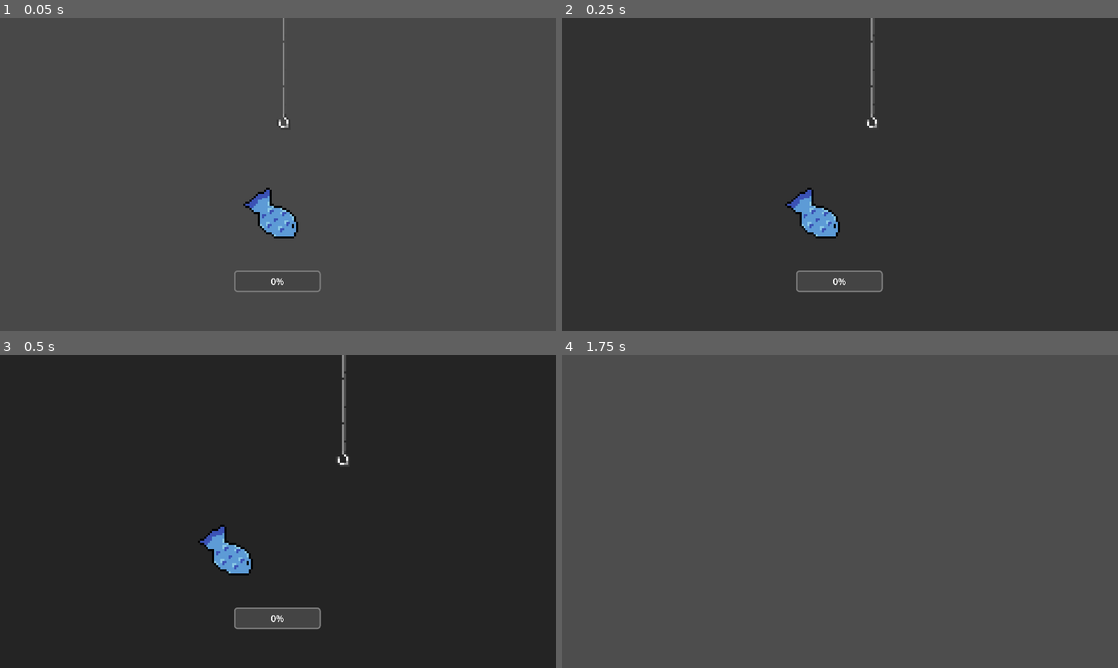
Above: before the commit, frames 1-4 (two rows, left to right).
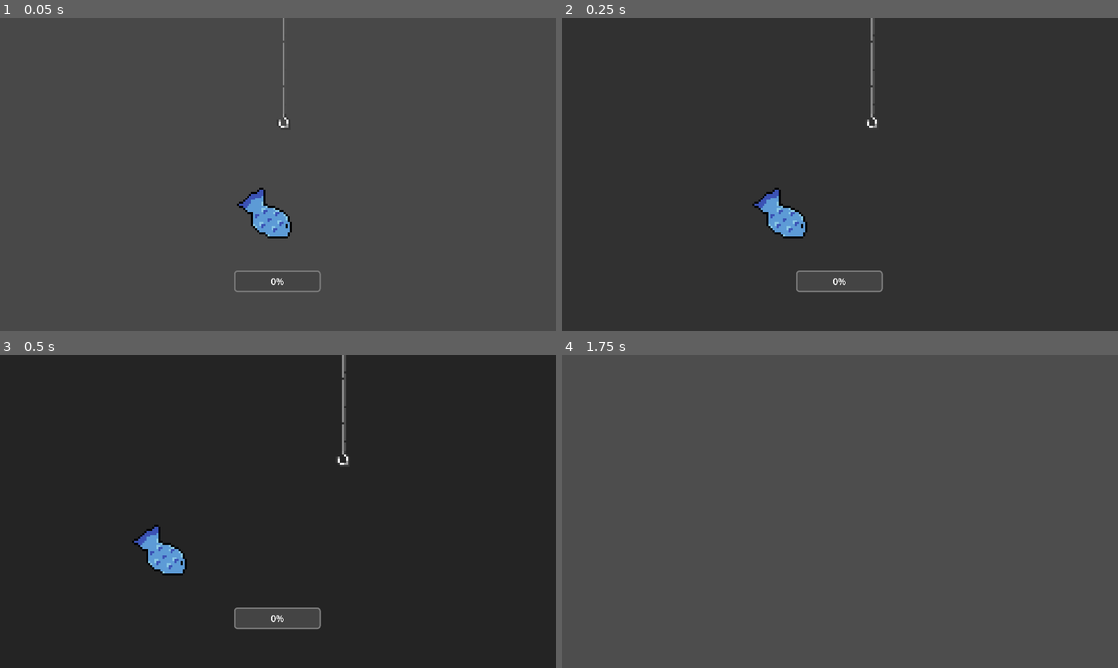
Above: after the commit, the same moments.

Repository: corgiburger/Fishing-Game
Game: Godot game, scene res://scenes/fish_minigame.tscn
Same seed, same stepped clock (60 frames per second), same inputs: the game is played once before the commit and once after it. This scene is started directly instead of the project's main scene.
Inputs (mouse positions are in pixels of both pictures, inside the frame that each line leads up to):
- Up to frame 1 (0.05 s): no input
- Up to frame 2 (0.25 s): no input
- Up to frame 3 (0.5 s): no input
- Up to frame 4 (1.75 s): move the mouse to (962, 495) at 0.52 s; hold D (move_right) from 0.53 s (still down); click (962, 495) at 0.6 s; move the mouse to (728, 527) at 1.27 s; click (728, 527) at 1.35 s

The runs differ from the first frame. In frame 1, 0.7% of the frame differs, in the area x 42-54%, y 54-71%; in frame 2, 1.6%; in frame 3, 1.7%, in the area x 23-46%, y 54-71%; in frame 4, nothing differs.

Commit message:
Added new content version 1.4

Diff:
--- /dev/null
+++ b/scenes/explosion.tscn
@@ -0,0 +1,139 @@
+[gd_scene load_steps=22 format=3 uid="uid://b8apdo4xsf0l8"]
+
+[ext_resource type="Shader" path="res://scripts/getridofwhite.gdshader" id="1_o8p0e"]
+[ext_resource type="Texture2D" uid="uid://bg0vodgkhrqy3" path="res://assets/explosionspritesheet.jpg" id="2_psxgj"]
+[ext_resource type="Script" path="res://scripts/explosion.gd" id="3_ms5mi"]
+
+[sub_resource type="ShaderMaterial" id="ShaderMaterial_sa4hv"]
+shader = ExtResource("1_o8p0e")
+
+[sub_resource type="AtlasTexture" id="AtlasTexture_p0ai2"]
+atlas = ExtResource("2_psxgj")
+region = Rect2(0, 0, 64, 64)
+
+[sub_resource type="AtlasTexture" id="AtlasTexture_psa4y"]
+atlas = ExtResource("2_psxgj")
+region = Rect2(64, 0, 64, 64)
+
+[sub_resource type="AtlasTexture" id="AtlasTexture_pofyb"]
+atlas = ExtResource("2_psxgj")
+region = Rect2(128, 0, 64, 64)
+
+[sub_resource type="AtlasTexture" id="AtlasTexture_vepkp"]
+atlas = ExtResource("2_psxgj")
+region = Rect2(192, 0, 64, 64)
+
+[sub_resource type="AtlasTexture" id="AtlasTexture_jbiej"]
+atlas = ExtResource("2_psxgj")
+region = Rect2(0, 64, 64, 64)
+
+[sub_resource type="AtlasTexture" id="AtlasTexture_qvu2g"]
+atlas = ExtResource("2_psxgj")
+region = Rect2(64, 64, 64, 64)
+
+[sub_resource type="AtlasTexture" id="AtlasTexture_vsyls"]
+atlas = ExtResource("2_psxgj")
+region = Rect2(128, 64, 64, 64)
+
+[sub_resource type="AtlasTexture" id="AtlasTexture_yxu2c"]
+atlas = ExtResource("2_psxgj")
+region = Rect2(192, 64, 64, 64)
+
+[sub_resource type="AtlasTexture" id="AtlasTexture_lftqg"]
+atlas = ExtResource("2_psxgj")
+region = Rect2(0, 128, 64, 64)
+
+[sub_resource type="AtlasTexture" id="AtlasTexture_jjeea"]
+atlas = ExtResource("2_psxgj")
+region = Rect2(64, 128, 64, 64)
+
+[sub_resource type="AtlasTexture" id="AtlasTexture_qwqtb"]
+atlas = ExtResource("2_psxgj")
+region = Rect2(128, 128, 64, 64)
+
+[sub_resource type="AtlasTexture" id="AtlasTexture_es2e1"]
+atlas = ExtResource("2_psxgj")
+region = Rect2(192, 128, 64, 64)
+
+[sub_resource type="AtlasTexture" id="AtlasTexture_dfa2a"]
+atlas = ExtResource("2_psxgj")
+region = Rect2(0, 192, 64, 64)
+
+[sub_resource type="AtlasTexture" id="AtlasTexture_vandv"]
+atlas = ExtResource("2_psxgj")
+region = Rect2(64, 192, 64, 64)
+
+[sub_resource type="AtlasTexture" id="AtlasTexture_2v8o7"]
+atlas = ExtResource("2_psxgj")
+region = Rect2(128, 192, 64, 64)
+
+[sub_resource type="AtlasTexture" id="AtlasTexture_txciu"]
+atlas = ExtResource("2_psxgj")
+region = Rect2(192, 192, 64, 64)
+
+[sub_resource type="SpriteFrames" id="SpriteFrames_afp1k"]
+animations = [{
+"frames": [{
+"duration": 1.0,
+"texture": SubResource("AtlasTexture_p0ai2")
+}, {
+"duration": 1.0,
+"texture": SubResource("AtlasTexture_psa4y")
+}, {
+"duration": 1.0,
+"texture": SubResource("AtlasTexture_pofyb")
+}, {
+"duration": 1.0,
+"texture": SubResource("AtlasTexture_vepkp")
+}, {
+"duration": 1.0,
+"texture": SubResource("AtlasTexture_jbiej")
+}, {
+"duration": 1.0,
+"texture": SubResource("AtlasTexture_qvu2g")
+}, {
+"duration": 1.0,
+"texture": SubResource("AtlasTexture_vsyls")
+}, {
+"duration": 1.0,
+"texture": SubResource("AtlasTexture_yxu2c")
+}, {
+"duration": 1.0,
+"texture": SubResource("AtlasTexture_lftqg")
+}, {
+"duration": 1.0,
+"texture": SubResource("AtlasTexture_jjeea")
+}, {
+"duration": 1.0,
+"texture": SubResource("AtlasTexture_qwqtb")
+}, {
+"duration": 1.0,
+"texture": SubResource("AtlasTexture_es2e1")
+}, {
+"duration": 1.0,
+"texture": SubResource("AtlasTexture_dfa2a")
+}, {
+"duration": 1.0,
+"texture": SubResource("AtlasTexture_vandv")
+}, {
+"duration": 1.0,
+"texture": SubResource("AtlasTexture_2v8o7")
+}, {
+"duration": 1.0,
+"texture": SubResource("AtlasTexture_txciu")
+}],
+"loop": false,
+"name": &"default",
+"speed": 16.0
+}]
+
+[node name="explosion" type="AnimatedSprite2D"]
+z_index = 100
+material = SubResource("ShaderMaterial_sa4hv")
+position = Vector2(-50, 7)
+scale = Vector2(4.28125, 4.28125)
+sprite_frames = SubResource("SpriteFrames_afp1k")
+autoplay = "default"
+frame = 15
+frame_progress = 1.0
+script = ExtResource("3_ms5mi")
--- a/scenes/main_menu.tscn
+++ b/scenes/main_menu.tscn
@@ -416,12 +416,11 @@
 theme_override_constants/outline_size = 9
 theme_override_fonts/normal_font = ExtResource("6")
 theme_override_font_sizes/normal_font_size = 48
-text = "Version Alpha 1.3
-6/03/2026
-
-* Added an Index where you can see the fish you caught
-* Fixed bugs
-* Added fish catch streak"
+text = "Version Alpha 1.4
+12/03/2026
+
+* Added new content including a BOMB
+* Fixed bugs"
 fit_content = true
 
 [node name="HFlowContainer" type="HFlowContainer" parent="Control/PatchNotes/MarginContainer/VBoxContainer"]
@@ -450,7 +449,7 @@
 offset_right = 236.0
 offset_bottom = 46.0
 theme_override_font_sizes/font_size = 24
-text = "V Alpha 1.3"
+text = "V Alpha 1.4"
 
 [node name="Panel" type="Panel" parent="Control"]
 layout_mode = 1
--- a/scenes/money.tscn
+++ b/scenes/money.tscn
@@ -26,4 +26,5 @@
 theme_override_colors/default_color = Color(0.545552, 1, 0.513852, 1)
 theme_override_constants/outline_size = 15
 theme_override_font_sizes/normal_font_size = 50
+bbcode_enabled = true
 text = "$9999999"
--- /dev/null
+++ b/scripts/explosion.gd
@@ -0,0 +1,10 @@
+extends AnimatedSprite2D
+
+
+# Called when the node enters
+
+
+# Called every frame. 'delta' is the elapsed time since the previous frame.
+func _process(delta: float) -> void:
+	if frame >= 15:
+		queue_free()
--- a/scripts/fish_minigame.gd
+++ b/scripts/fish_minigame.gd
@@ -29,8 +29,9 @@
 	6: {"Common": 42, "Uncommon": 65, "Rare": 60, "Epic": 48, "Legendary": 35, "Mythical": 18},
 	7: {"Common": 35, "Uncommon": 60, "Rare": 60, "Epic": 52, "Legendary": 40, "Mythical": 22},
 	8: {"Common": 28, "Uncommon": 55, "Rare": 58, "Epic": 55, "Legendary": 45, "Mythical": 26},
-	9: {"Common": 22, "Uncommon": 50, "Rare": 55, "Epic": 55, "Legendary": 50, "Mythical": 30},
-	10: {"Common": 0, "Uncommon": 0, "Rare": 0, "Epic": 20, "Legendary": 30, "Mythical": 40},
+	9: {"Common": 24, "Uncommon": 52, "Rare": 56, "Epic": 55, "Legendary": 47, "Mythical": 28},
+	10: {"Common": 22, "Uncommon": 50, "Rare": 55, "Epic": 55, "Legendary": 50, "Mythical": 30},
+	11: {"Common": 0, "Uncommon": 0, "Rare": 0, "Epic": 0, "Legendary": 50, "Mythical": 30},
 }
 var fish_speed: float
 var stubbornness: float
@@ -122,6 +123,8 @@
 	while current_fish["name"].to_lower() == "wyatt the wizard" and Global.has_caught_wyatt:
 		current_fish = fish_data[3].values()[randi_range(0, fish_data[3].values().size() - 1)]
 
+	current_fish = fish_data[4].values()[3]
+
 	fish_speed = current_fish["speed"]
 	stubbornness = current_fish["stubbornness"]
 	fish_name = current_fish["name"]
@@ -146,6 +149,10 @@
 	rng.randomize()
 	var weighted_sum: = 0
 
+	var n = randi_range(1, 2000)
+	if n == 5:
+		return "Glitched"
+
 	for i in fish_rarities:
 		weighted_sum += fish_rarities[i]
 	var number = rng.randi_range(0, weighted_sum)
@@ -154,7 +161,3 @@
 		if number <= fish_rarities[i]:
 			return i
 		number -= fish_rarities[i]
-
-	var n = randi_range(1, 2000)
-	if n == 5:
-		return "Glitched"
--- /dev/null
+++ b/scripts/getridofwhite.gdshader
@@ -0,0 +1,9 @@
+shader_type canvas_item;
+
+void fragment() {
+	vec4 col = texture(TEXTURE, UV);
+	if (col.r > 0.80 && col.g > 0.80 && col.b > 0.80) {
+		col.a = 0.0;
+	}
+	COLOR = col;
+}
--- a/scripts/global.gd
+++ b/scripts/global.gd
@@ -81,7 +81,10 @@
 func _ready() -> void :
 	SaveLoad._load()
 	load_data()
-
+	if has_caught_wyatt:
+		index_data["wyatt the wizard"] = 1
+		SaveLoad.SaveFileData.index_data = index_data
+		SaveLoad._save()
 func _process(delta: float) -> void :
 	xp_mult = (catch_streak/50) + 1
 	xp_needed_to_level_up = xp_needed_based_on_level[level]
--- a/scripts/json/fish_database.json
+++ b/scripts/json/fish_database.json
@@ -293,6 +293,19 @@
 			"cost": 750,
 			"flavour_text": "It looks quite edible",
 			"image": "res://assets/items/uranium.png"
+		},
+		"legendary_fish_004": {
+			"speed": 115,
+			"name": "a bomb",
+			"weight_range": [
+				20,
+				30
+			],
+			"stubbornness": 1,
+			"rarity": "Legendary",
+			"cost": 0,
+			"flavour_text": "kaboom",
+			"image": "res://assets/items/bomb.png"
 		}
 	},
 	{
@@ -331,9 +344,22 @@
 			],
 			"stubbornness": 10,
 			"rarity": "Mythical",
-			"cost": 3000,
+			"cost": 2300,
 			"flavour_text": "A brick sits quietly, small and ordinary, yet it carries the weight of centuries in its rough, warm …(427 unchanged characters)…
 			"image": "res://assets/items/heavenlybrick.png"
+		},
+		"mythical_fish_004": {
+			"speed": 165,
+			"name": "a black hole in a jar",
+			"weight_range": [
+				80000000000000,
+				90000000000000
+			],
+			"stubbornness": 4,
+			"rarity": "Mythical",
+			"cost": 3000,
+			"flavour_text": "...",
+			"image": "res://assets/items/blackhole.png"
 		}
 	},
 	{
--- a/scripts/money.gd
+++ b/scripts/money.gd
@@ -4,4 +4,7 @@
 
 
 func _process(delta: float) -> void :
-	text.text = "$" + str(Global.money)
+	if Global.money < 0:
+		text.text = "[color=red]$" + str(Global.money)
+	else:
+		text.text = "$" + str(Global.money)
--- a/scripts/player.gd
+++ b/scripts/player.gd
@@ -8,7 +8,7 @@
 
 const SHAKE_BUTTON = preload("res://scenes/shake_button.tscn")
 const BOBBER = preload("res://scenes/bobber.tscn")
-
+const EXPLOSION = preload("res://scenes/explosion.tscn")
 @onready var fishing_rod: Sprite2D = $FishingRod
 @onready var sprite: AnimatedSprite2D = $AnimatedSprite2D
 @onready var anim: AnimationPlayer = $FishingRod/AnimationPlayer
@@ -242,6 +242,16 @@
 			DialogueManager.add_next_dialogue("kenos zodiac acheron tartarus slaughterhouse 8o grief bloodlust bloodbath firework the golden limbo congregation")
 	else:
 		GlobalInvResourse.add_item(current_fish)
+
+	if fish_name.to_lower() == "a bomb":
+		var explosioninstance = EXPLOSION.instantiate()
+		get_parent().add_child(explosioninstance)
+		Global.add_money(-1500)
+		AudioManager.play_sfx(load("res://sounds/sfx/explosion.wav"))
+		DialogueManager.start_dialogue("You lost [color=red]$1500[/color] because of the explosion!")
+
+
+
 	print(GlobalInvResourse.inventory_items)
 	match current_rar:
 		"Common":
--- a/scripts/rod_upgrade_menu.gd
+++ b/scripts/rod_upgrade_menu.gd
@@ -9,13 +9,13 @@
 	2: [400, 4],
 	3: [800, 6],
 	4: [1500, 9],
-	5: [2500, 12],
-	6: [4000, 16],
-	7: [6500, 20],
-	8: [10000, 25],
-	9: [16000, 30],
-	10: [25000, 36],
-	11: [99999, 99]
+	5: [3500, 12],
+	6: [7500, 16],
+	7: [16000, 20],
+	8: [25000, 25],
+	9: [50000, 30],
+	10: [75000, 36],
+	11: [999999, 99]
 	}
 
 var next_upgrade: int = Global.luck_upgrade + 1
Binary file added: assets/explosionspritesheet.jpg
Not shown, added: assets/explosionspritesheet.jpg.import
Binary file added: assets/items/blackhole.png
Not shown, added: assets/items/blackhole.png.import
Binary file added: assets/items/bomb.png
Not shown, added: assets/items/bomb.png.import
Not shown, added: sounds/sfx/explosion.wav.import
Not shown, changed: index.html
Not shown, changed: index.pck
Not shown, added: sounds/sfx/explosion.wav
